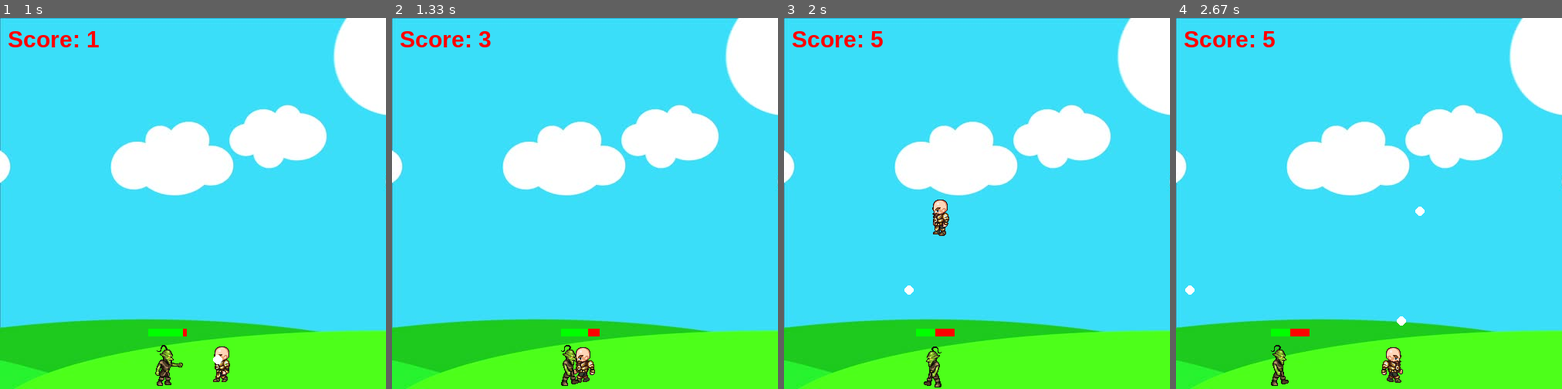
Above: before the commit, frames 1-4 (left to right).
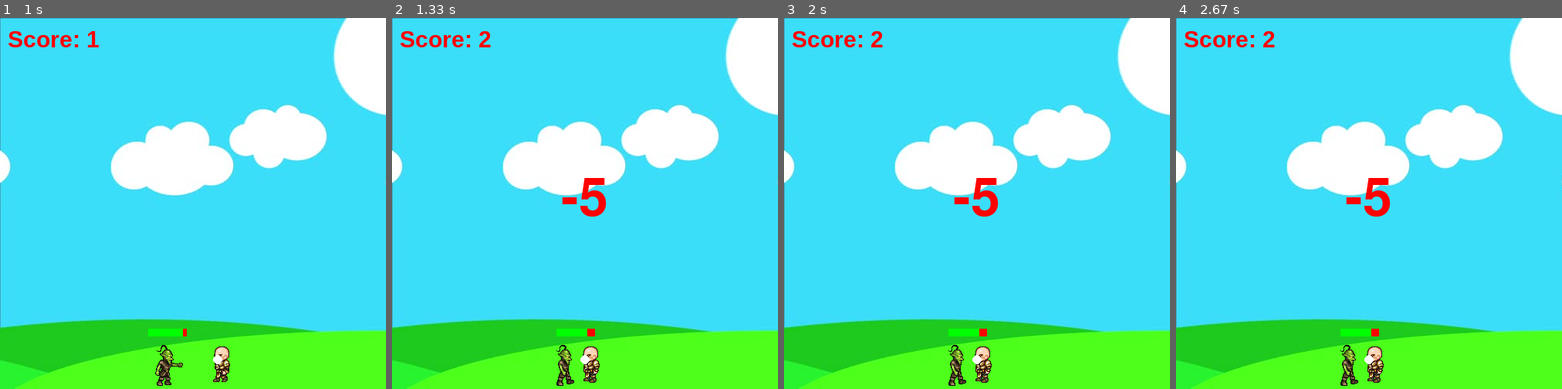
Above: after the commit, the same moments.

Repository: LucasGandara/Knowing_pygame
Game: pygame game, started from Knowing_pygame.py
Two runs of this game, one before a commit and one after it. Both use one fixed random seed, a clock stepped at 60 frames per second and the inputs below.
Inputs:
- Up to frame 1 (1 s): tap Space at 0.33, 0.73 s; hold Left from 0.67 s (still down)
- Up to frame 2 (1.33 s): tap Space at 1.03, 1.3 s; release Left at 1.2 s; hold Left from 1.23 s (still down)
- Up to frame 3 (2 s): tap Space at 1.6, 1.73 s; release Left at 1.63 s; hold Up from 1.67 s (still down)
- Up to frame 4 (2.67 s): release Up at 2.03 s; hold Right from 2.07 s (still down); tap Space at 2.13, 2.43 s

Frame 1 is identical in both runs. In frame 2, 1.5% of the frame differs, in the area x 22-56%, y 3-100%; in frame 3, 2.3%; in frame 4, 2.4%, in the area x 2-65%, y 3-100%.

Commit message:
Sounds added

Diff:
--- a/Knowing_pygame.py
+++ b/Knowing_pygame.py
@@ -13,6 +13,13 @@
 char = pygame.image.load(path.join('Sprites', 'standing.png'))
 
 score = pygame.font.SysFont('Arial', 30, True)
+
+# Cargamos los efectos de sonido
+BulletSound = pygame.mixer.Sound(path.join('Sprites','bullet.wav'))
+HitSound    = pygame.mixer.Sound(path.join('Sprites','hit.wav'))
+
+Music = pygame.mixer.music.load(path.join('Sprites','music.mp3'))
+pygame.mixer.music.play(-1)
 
 # Clock speed
 clock = pygame.time.Clock()
@@ -64,7 +71,28 @@
         # Se dibuja la hitbox
         #pygame.draw.rect(win, (255, 0, 255), self.hitbox, 1)
 
-            #win.blit(char, (self.x,self.y))
+        #win.blit(char, (self.x,self.y))
+
+    def hit(self):
+        self.x = 60
+        self.y = 410
+        self.walkCount = 0
+
+        font1 = pygame.font.SysFont('comicsans', 100)
+        text  = font1.render('-5', 1, (255, 0, 0))
+        win.blit(text, (250 - (text.get_width()/2), 200))
+        pygame.display.update()
+        i = 0
+        while i < 300:
+            pygame.time.delay(10)
+            i += 1
+
+            for event in pygame.event.get():
+                if event.type == pygame.QUIT:
+                    i = 301
+                    pygame.quit()
+
+
 
 class Projectile(object):
     def __init__(self, x, y, radius, color, facing):
@@ -81,6 +109,7 @@
         pygame.draw.circle(win, self.color, (self.x, self.y), self.radius)
 
 class Enemy(object):
+
     walkRight = [pygame.image.load(path.join('Sprites','R1E.png')), pygame.image.load(path.join('Sprites','R2E.png')), pygame.image.load(path.join('Sprites','R3E.png')),
                  pygame.image.load(path.join('Sprites','R4E.png')), pygame.image.load(path.join('Sprites','R5E.png')), pygame.image.load(path.join('Sprites','R6E.png')),
                  pygame.image.load(path.join('Sprites','R7E.png')), pygame.image.load(path.join('Sprites','R8E.png')), pygame.image.load(path.join('Sprites','R9E.png')),
@@ -184,6 +213,12 @@
 while run:
     clock.tick(27)
 
+    if man1.hitbox[1] < enemy1.hitbox[1] + enemy1.hitbox[3] and man1.hitbox[1] + man1.hitbox[1] + man1.hitbox[3] > enemy1.hitbox[1]:
+        if man1.hitbox[0] + man1.hitbox[2] > enemy1.hitbox[0] and man1.hitbox[0] < enemy1.hitbox[0] + enemy1.hitbox[2]:
+            man1.hit()
+            man1.score -= 5
+
+
     if bulletavailable == False:
         bulletcooldown -= 1
         bulletavailable = True if bulletcooldown == 0 else False
@@ -197,6 +232,7 @@
             if bullet.x + bullet.radius > enemy1.hitbox[0] and bullet.x - bullet.radius < enemy1.hitbox[0] + enemy1.hitbox[2]:
                 enemy1.hit()
                 bullets.pop(x)
+                HitSound.play()
                 man1.score += 1
 
         if bullet.x < 500 and bullet.x > 0:
@@ -208,6 +244,7 @@
     keys = pygame.key.get_pressed()
 
     if keys[pygame.K_SPACE] and bulletavailable:
+        BulletSound.play()
         bulletcooldown = 4
         facing = 1 if man1.right else -1
         if len(bullets) < 5:
Not shown, added: Knowing_pygame.spec
Not shown, added: Sprites/bullet.wav
Not shown, added: Sprites/hit.wav
